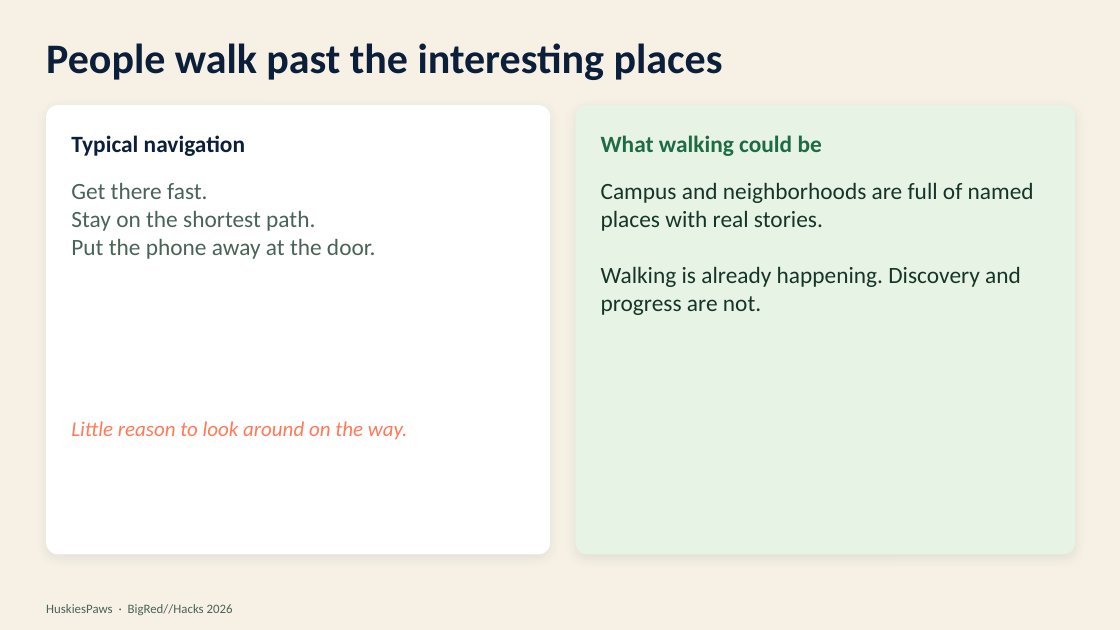
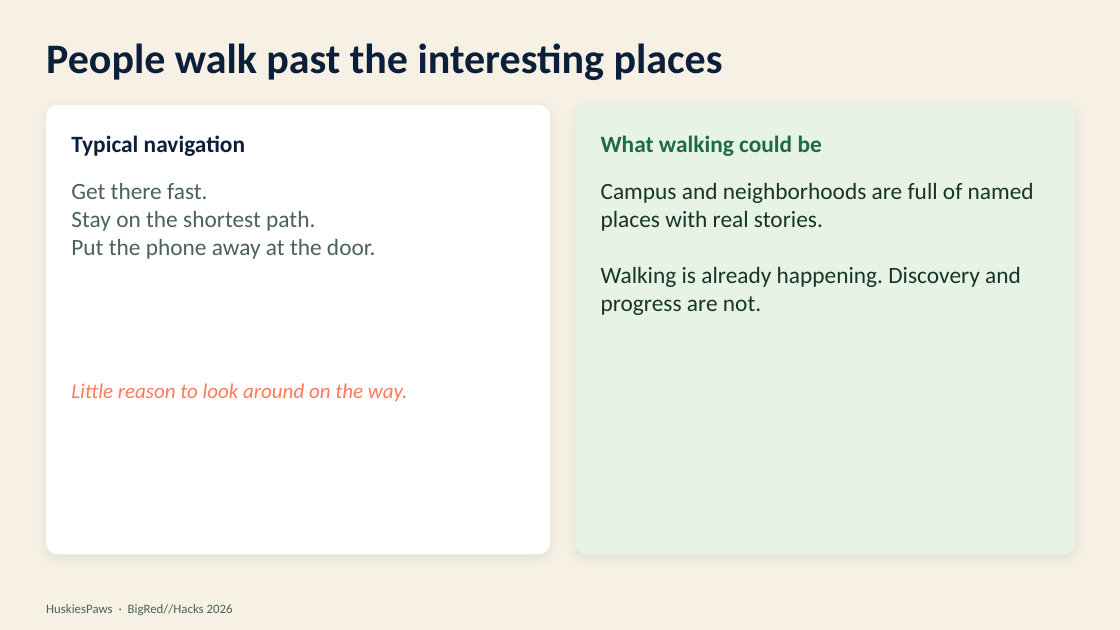
Before and after one commit to LuisMend12/HuskiesPaws, a slide deck: slide 2 of docs/presentation/HuskiesPaws-BigRedHacks-2026.pptx. Drawn at 1120x630 pixels with LibreOffice and Linux fonts; fonts in the diff are those of the drawing. Boxes give left, top, right and bottom in pixels: in the first picture for what was removed or moved away, otherwise in the second. Text is boxed around its words. In the diff, an @@ line names an element or a change of style, - is before the commit and + after.

```diff
--- a/docs/presentation/HuskiesPaws-BigRedHacks-2026.pptx
+++ b/docs/presentation/HuskiesPaws-BigRedHacks-2026.pptx
@@ text "Little reason to look around ...": place and size @@
-text "Little reason to look around ..." at <box>71,421,407,440</box>
+text "Little reason to look around ..." at <box>71,383,407,402</box>
```
Also in this commit, not shown: 1 other slide changed, 13 other files.
